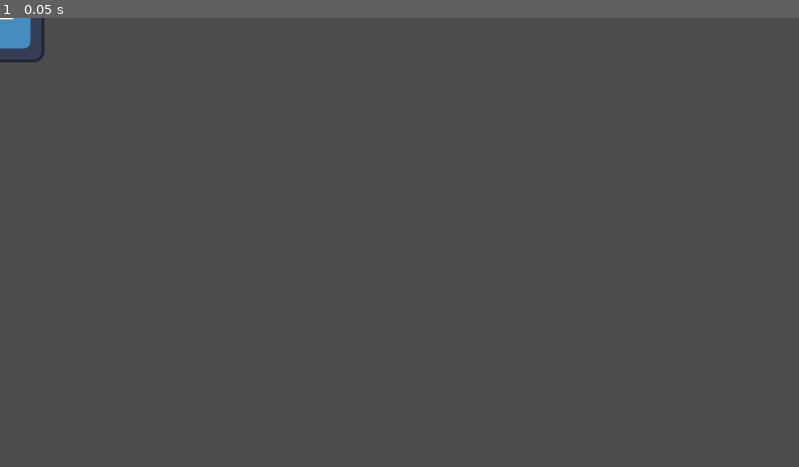
Above: before the commit, frame 1.
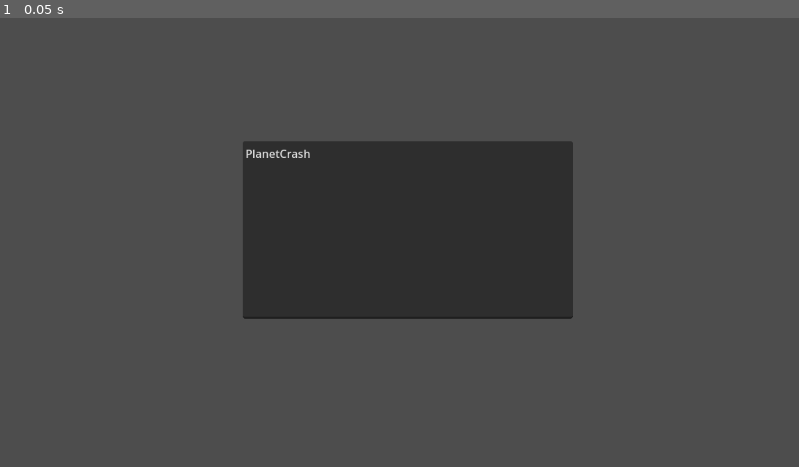
Above: after the commit, the same moment.

Repository: Hanover-CS/HC24-Max-Bowe-Senior-Project
Game: Godot game, scene res://Scenes/main_ui.tscn
Same seed, same stepped clock (60 frames per second), same inputs: the game is played once before the commit and once after it. Before the commit the project starts from res://Characters/Player/player.tscn. The engine's default icon, where the game draws it, is replaced by a stand-in: a white triangle on a blue panel in a dark square.
Inputs:
- Up to frame 1 (0.05 s): no input

The runs differ from the first frame. In frame 1, 17% of the frame differs, in the area x 0-72%, y 0-68%.

Commit message:
added main ui to display on the Github Page

Diff:
--- /dev/null
+++ b/project/Scenes/main_ui.tscn
@@ -0,0 +1,18 @@
+[gd_scene format=3 uid="uid://dukr0lwj3lgde"]
+
+[node name="MainUI" type="Control"]
+layout_mode = 3
+anchor_right = 1.233
+anchor_bottom = 1.318
+offset_right = -0.416016
+offset_bottom = -0.0640259
+grow_horizontal = 2
+grow_vertical = 2
+
+[node name="TextEdit" type="TextEdit" parent="."]
+layout_mode = 0
+offset_left = 350.0
+offset_top = 178.0
+offset_right = 826.0
+offset_bottom = 434.0
+text = "PlanetCrash"
--- a/project/project.godot
+++ b/project/project.godot
@@ -11,7 +11,7 @@
 [application]
 
 config/name="PlanetCrash"
-run/main_scene="res://Characters/Player/player.tscn"
+run/main_scene="res://Scenes/main_ui.tscn"
 config/features=PackedStringArray("4.1", "GL Compatibility")
 config/icon="res://Characters/Player/icon.svg"
 
